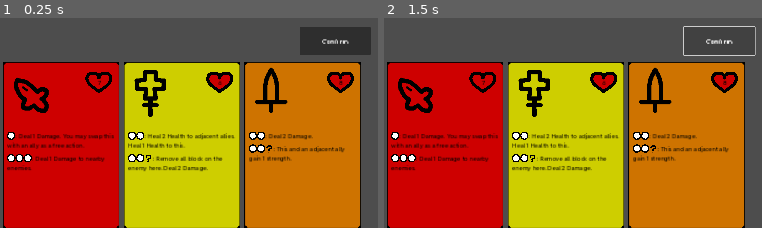
Above: before the commit, frames 1-2 (left to right).
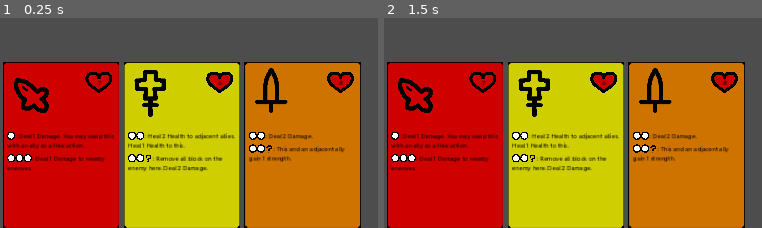
Above: after the commit, the same moments.

Repository: andre1048576/Card-Strike
Game: Godot game, scene res://match.tscn
The game is run twice, just before and just after one commit, with the same random seed, the same clock (stepped at 60 frames per second) and the same inputs. This scene is started directly instead of the project's main scene.
Inputs (mouse positions are % of the whole screen's width and height, from its top left):
- Up to frame 1 (0.25 s): no input
- Up to frame 2 (1.5 s): click (94, 5) at 0.5 s, where only the run before the commit has a clickable "Confirm"; click (94, 5) at 1.25 s, where only the run before the commit has a clickable "Confirm"
The pictures show only the part of the screen within x 50-100%, y 0-50%; the shares and areas given below are measured in that part.

The runs differ from the first frame. In frame 1, 2.5% of the frame differs, in the area x 79-99%, y 4-18%; in frame 2, 0.4%.
Error in both runs: Out of bounds get index '0' (on base: 'Array[int]') (res://GameManager.gd:10)

Commit message:
polling mana works
boy it sure does

Diff:
--- a/Cards/priest.tscn
+++ b/Cards/priest.tscn
@@ -36,15 +36,16 @@
 text = "[img=20]res://Icons/gray_mana.png[/img][img=20]res://Icons/gray_mana.png[/img][img=20]res://Icons/any_mana.png[/img]: Remove all block on the enemy here. Deal 2 Damage."
 fit_content = true
 
+[node name="AttackButtons" parent="." index="7"]
+visible = false
+
 [node name="CheckButton" type="CheckButton" parent="AttackButtons" index="0"]
-visible = false
 layout_mode = 0
 offset_top = 9.0
 offset_right = 263.0
 offset_bottom = 56.0
 
 [node name="CheckButton2" type="CheckButton" parent="AttackButtons" index="1"]
-visible = false
 layout_mode = 0
 offset_top = 60.0
 offset_right = 263.0
--- a/ClientPolled.gd
+++ b/ClientPolled.gd
@@ -4,6 +4,7 @@
 @export var clientCardNode : Node
 @export var networkPoll : NetworkPoll
 @export var network : Node
+@export var confirm_button : Button
 
 var client_cards : Array :
 	get:
@@ -17,7 +18,7 @@
 
 @rpc()
 func pollClient(confFunctions,acceptableInput):
-	reset(confFunctions,acceptableInput)
+	init_poll(confFunctions,acceptableInput)
 	if acceptableInput.has("client_cards"):
 		pollClientCards()
 	if acceptableInput.has("lanes"):
@@ -25,6 +26,9 @@
 	if acceptableInput.has("attack"):
 		print("not polling client cards yipee",acceptableInput)
 		pollAttacks()
+	if acceptableInput.has("mana"):
+		pollMana()
+		print("mana polling time!")
 
 func pollClientCards():
 	var clientCardGroupButton = GroupButton.generateButtonGroup()
@@ -53,28 +57,43 @@
 	attackButtonGroup.instantiate()
 	currentGroupButtons.append(attackButtonGroup)
 
-func reset(confFunctions,acceptableInput):
-	selected = {}
+func pollMana():
+	selected.mana_index = [2,3]
+	confirm_button.visible = true
+
+func init_poll(confFunctions,acceptableInput):
 	is_polled = true
 	confirmFunctions = confFunctions
 	validInput = acceptableInput
+
+func reset():
+	selected = {}
+	confirm_button_visibility()
 
 func finishedPoll():
 	for groupButton in currentGroupButtons:
 		groupButton.clear()
 	currentGroupButtons = []
+	reset()
 
 func selected_a_card(card : Card):
 	selected.selected_client_card = card.index
+	confirm_button_visibility()
 
 func unselected_a_card(_card : Card):
 	selected.erase("selected_client_card")
+	confirm_button_visibility()
 
 func selected_a_lane(card : Card):
 	selected.lanes = [card.name.to_int()]
+	confirm_button_visibility()
 
 func unselected_a_lane(card : Card):
 	selected.erase("lanes")
+	confirm_button_visibility()
+
+func confirm_button_visibility():
+	confirm_button.visible = client_confirm_input(selected)
 
 func client_confirm_input(params):
 	return confirmFunctions.all(func(confirmFunction): return Callable(networkPoll,confirmFunction).call(params,validInput))
@@ -82,7 +101,6 @@
 func confirm_button_pressed():
 	if not is_polled:
 		return
-	if client_confirm_input(selected):
-		networkPoll.confirm_input.rpc_id(1,selected)
-		is_polled = false
-		finishedPoll()
+	networkPoll.confirm_input.rpc_id(1,selected)
+	is_polled = false
+	finishedPoll()
--- a/ManaPool.gd
+++ b/ManaPool.gd
@@ -1,14 +1,11 @@
+class_name ManaPool
 extends Node
 
-
-@export var manaBag : Node
+@export var manaBag : ManaDrawPile
 @export var mana_gem_resource : Resource
 
-@export var mana_colors = []
+@export var mana_colors : Array = []
 var mana = []
-
-func draw_mana(index : int):
-	pass
 
 func get_color_from_name(color_name : String):
 	match color_name:
@@ -19,7 +16,7 @@
 
 func add_mana(mana_color : String):
 	mana_colors.append(mana_color)
-	var mana_gem = mana_gem_resource.instantiate() as Sprite2D
+	var mana_gem = mana_gem_resource.instantiate() as TextureButton
 	var index : int = len(mana)
 	mana_gem.position = Vector2(1000 + index * 200,450 + (index % 2)*50)
 	mana.append(mana_gem)
@@ -27,12 +24,10 @@
 	add_child(mana_gem,true)
 	print("added mana ",mana_color)
 
-
-
 func refill():
-	while len(mana_colors) < 4:
+	while len(mana_colors) < 5:
 		#draw mana from the mana bag
-		add_mana($"../ManaDraw".draw())
+		add_mana(manaBag.draw())
 		pass
 	print("done refilling!!")
 
--- a/Network.gd
+++ /dev/null
@@ -1,3 +0,0 @@
-extends Node
-
-@onready var Cards = $Cards
--- a/NetworkPoll.gd
+++ b/NetworkPoll.gd
@@ -12,7 +12,7 @@
 var confirmFunctions = []
 var prePolledInput = {}
 
-@onready var clientPolled : ClientPolled = $ClientPolled
+@export var clientPolled : ClientPolled
 
 @export var matchInfo : Match_Info
 
@@ -30,27 +30,29 @@
 	var valid = confirmFunctions.all(func(confirmFunction): return Callable(self,confirmFunction).call(params,acceptableInput))
 	_input_confirmed.emit({params = params,valid = valid})
 
-func confirm_lane_input(params : Dictionary,validInput):
+func confirm_lane(params : Dictionary,validInput):
 	if not params.has("lanes"):
 		return false
-	params.lanes = remove_duplicates(params.lanes)
-	if len(params.lanes) != validInput.num_lanes:
+	var lanes = remove_duplicates(params.lanes)
+	if len(lanes) != validInput.num_lanes:
 		return false
-	for lane in params.lanes:
+	for lane in lanes:
 		if not lane in validInput.lanes:
 			return false
 	return true
 
-#CURRENTLY UNUSED
-func confirm_mana_input(params : Dictionary,validInput):
-	if not params.has('color_mana'):
-		params.color_mana = 0
-	if not params.has('wild_mana'):
-		params.wild_mana = 0
-	if not params.has('any_mana'):
-		params.any_mana = 0
-	return params.color_mana >= validInput.color_mana \
-	and params.wild_mana >= validInput.wild_mana
+func confirm_mana(params : Dictionary,validInput):
+	if not params.has("mana_index"):
+		return false
+	var mana_indexes : Array = remove_duplicates(params.mana_index)
+	for index : int in mana_indexes:
+		if index < 0 or index > 4:
+			return false
+	var mana_pool : ManaPool = $"../Network/Mana/ManaPool"
+	match len(mana_indexes):
+		1: return mana_pool.mana_colors[mana_indexes[0]] == "black"
+		2: return mana_indexes.all(func(index : int): return mana_pool.mana_colors[index] != "black")
+		_: return false
 
 func confirm_client_cards(params : Dictionary,validInput):
 	if not params.has("selected_client_card"):
@@ -100,13 +102,11 @@
 		return
 	acceptableInput["lanes"] = lanes
 	acceptableInput["num_lanes"] = num_lanes
-	confirmFunctions.append("confirm_lane_input")
+	confirmFunctions.append("confirm_lane")
 
-func poll_mana(color_mana,any_mana,wild_mana):
-	acceptableInput["color_mana"] = color_mana
-	acceptableInput["wild_mana"] = wild_mana
-	acceptableInput["any_mana"] = any_mana
-	confirmFunctions.append("confirm_mana_input")
+func poll_mana():
+	acceptableInput["mana"] = true
+	confirmFunctions.append("confirm_mana")
 
 func poll_client_cards():
 	acceptableInput["client_cards"] = true
--- a/mana_draw.gd
+++ b/mana_draw.gd
@@ -1,8 +1,9 @@
+class_name ManaDrawPile
 extends Node2D
 
 
 var draw_pile : Array[String] = []
-var draw_pile_size : int
+@export var draw_pile_size : int
 @export var red := 0
 @export var blue := 0
 @export var green := 0
@@ -21,8 +22,9 @@
 	draw_pile_size = len(draw_pile)
 
 func draw():
-	draw_pile_size = len(draw_pile)-1
-	return draw_pile.pop_front()
+	var value = draw_pile.pop_front()
+	draw_pile_size -= 1
+	return value
 
 func refill():
 	pass
--- a/mana_gem.tscn
+++ b/mana_gem.tscn
@@ -10,9 +10,9 @@
 properties/1/spawn = true
 properties/1/replication_mode = 0
 
-[node name="ManaGem" type="Sprite2D"]
+[node name="ManaGem" type="TextureButton"]
 scale = Vector2(0.28, 0.28)
-texture = ExtResource("1_00ack")
+texture_normal = ExtResource("1_00ack")
 
 [node name="MultiplayerSynchronizer" type="MultiplayerSynchronizer" parent="."]
 replication_config = SubResource("SceneReplicationConfig_dgp7j")
--- a/mana_pool.tscn
+++ b/mana_pool.tscn
@@ -3,12 +3,9 @@
 [ext_resource type="Script" path="res://ManaPool.gd" id="1_nbvxp"]
 
 [sub_resource type="SceneReplicationConfig" id="SceneReplicationConfig_78ax7"]
-properties/0/path = NodePath(".:mana")
+properties/0/path = NodePath(".:mana_colors")
 properties/0/spawn = true
-properties/0/replication_mode = 2
-properties/1/path = NodePath(".:mana_colors")
-properties/1/spawn = true
-properties/1/replication_mode = 2
+properties/0/replication_mode = 1
 
 [node name="ManaPool" type="Node2D"]
 script = ExtResource("1_nbvxp")
--- a/match.gd
+++ b/match.gd
@@ -12,36 +12,48 @@
 var p1Mana = {}
 var p2Mana = {}
 
-@onready var network_poll := $NetworkPoll
+@export var network_poll : NetworkPoll
 @export var client_cards : Node2D
-@onready var mana_nodes : Node2D = $Network/Mana
+@export var draw_pile : ManaDrawPile
 
 func _ready():
 	if !multiplayer.is_server():
 		return
 	client_init()
 	server_init()
-	var playerNum := 0
-	for i in 2:
-		network_poll.visible_right_side.rpc(0)
-		network_poll.poll_client_cards()
-		var output = await network_poll.poll_player(playerNum)
-		match_info.banned_cards[playerNum] = units[output.selected_client_card].instantiate().name
-		delete_client_card(playerNum,match_info.banned_cards[playerNum])
-		playerNum = 1 - playerNum
-	for i in 6:
-		var available_lanes = match_info.empty_lanes(playerNum)
-		network_poll.poll_lanes(available_lanes,1)
-		network_poll.poll_client_cards()
-		var output = await network_poll.poll_player(playerNum)
-		var card = units[output.selected_client_card].instantiate()
-		delete_client_card(playerNum,card.name)
-		match_info.add_card_to_match(card,playerNum,output.lanes[0])
-		playerNum = 1 - playerNum
-	network_poll.visible_right_side.rpc(1)
+	await poll_delete_card(0)
+	await poll_delete_card(1)
+	for i in 3:
+		await poll_add_card(0)
+		await poll_add_card(1)
 	$Network/Mana/ManaPool.init()
+	await poll_mana(0)
 	#network_poll.poll_card_attacks()
 	#var _output = await network_poll.poll_player(playerNum)
+
+func poll_delete_card(playerNum):
+	network_poll.visible_right_side.rpc_id(GameManager.get_id_from_player_num(playerNum),0)
+	network_poll.poll_client_cards()
+	var output = await network_poll.poll_player(playerNum)
+	match_info.banned_cards[playerNum] = units[output.selected_client_card].instantiate().name
+	delete_client_card(playerNum,match_info.banned_cards[playerNum])
+
+func poll_add_card(playerNum):
+	network_poll.visible_right_side.rpc_id(GameManager.get_id_from_player_num(playerNum),0)
+	var available_lanes = match_info.empty_lanes(playerNum)
+	network_poll.poll_lanes(available_lanes,1)
+	network_poll.poll_client_cards()
+	var output = await network_poll.poll_player(playerNum)
+	var card = units[output.selected_client_card].instantiate()
+	delete_client_card(playerNum,card.name)
+	match_info.add_card_to_match(card,playerNum,output.lanes[0])
+
+func poll_mana(playerNum):
+	network_poll.visible_right_side.rpc_id(GameManager.get_id_from_player_num(playerNum),1)
+	network_poll.poll_mana()
+	var output = await network_poll.poll_player(playerNum)
+	#actually draw the mana
+	print('card drawn')
 
 func client_init():
 	for pNum in 2:
@@ -55,7 +67,7 @@
 			client_cards.get_child(pNum).add_child(instance)
 
 func server_init():
-	$Network/Mana/ManaDraw.init()
+	draw_pile.init()
 
 func delete_client_card(pNum : int,cardName : String):
 	client_cards.get_child(pNum).get_node(cardName).queue_free()
--- a/match.tscn
+++ b/match.tscn
@@ -11,10 +11,12 @@
 [ext_resource type="PackedScene" uid="uid://dw5idt3jyqsfq" path="res://mana_discard.tscn" id="5_hsn4e"]
 [ext_resource type="PackedScene" uid="uid://cjmapdvc5hn5v" path="res://mana_gem.tscn" id="6_d54t8"]
 
-[node name="Match" type="Node2D" node_paths=PackedStringArray("match_info", "client_cards")]
+[node name="Match" type="Node2D" node_paths=PackedStringArray("match_info", "network_poll", "client_cards", "draw_pile")]
 script = ExtResource("1_g3j7b")
 match_info = NodePath("Network/MatchInfo")
+network_poll = NodePath("NetworkPoll")
 client_cards = NodePath("Network/ClientCards")
+draw_pile = NodePath("Network/Mana/ManaDrawPile")
 
 [node name="P1ClientSpawner" type="MultiplayerSpawner" parent="."]
 _spawnable_scenes = PackedStringArray("res://Cards/priest.tscn", "res://Cards/thief.tscn", "res://Cards/defender.tscn", "res://Cards/gunner.tscn", "res://Cards/warrior.tscn", "res://Cards/wizard.tscn")
@@ -28,9 +30,13 @@
 _spawnable_scenes = PackedStringArray("res://Cards/priest.tscn", "res://Cards/thief.tscn", "res://Cards/defender.tscn", "res://Cards/gunner.tscn", "res://Cards/warrior.tscn", "res://Cards/wizard.tscn")
 spawn_path = NodePath("../Network/ClientCards/1")
 
-[node name="OtherSpawner" type="MultiplayerSpawner" parent="."]
-_spawnable_scenes = PackedStringArray("res://match_info.tscn", "res://mana_pool.tscn")
+[node name="MatchInfoSpawner" type="MultiplayerSpawner" parent="."]
+_spawnable_scenes = PackedStringArray("res://match_info.tscn")
 spawn_path = NodePath("../Network")
+
+[node name="ManaSpawner" type="MultiplayerSpawner" parent="."]
+_spawnable_scenes = PackedStringArray("res://mana_pool.tscn")
+spawn_path = NodePath("../Network/Mana")
 
 [node name="ManaGemSpawner" type="MultiplayerSpawner" parent="."]
 _spawnable_scenes = PackedStringArray("res://mana_gem.tscn")
@@ -54,27 +60,30 @@
 [node name="Mana" type="Node2D" parent="Network"]
 visible = false
 
-[node name="ManaDiscard" parent="Network/Mana" instance=ExtResource("5_hsn4e")]
+[node name="ManaDiscardPile" parent="Network/Mana" instance=ExtResource("5_hsn4e")]
 
-[node name="ManaDraw" parent="Network/Mana" instance=ExtResource("4_sussb")]
+[node name="ManaDrawPile" parent="Network/Mana" instance=ExtResource("4_sussb")]
 script = ExtResource("5_5hjhq")
 red = 16
 blue = 16
 green = 12
 black = 12
 
-[node name="ManaPool" parent="Network/Mana" instance=ExtResource("3_g6ea0")]
+[node name="ManaPool" parent="Network/Mana" node_paths=PackedStringArray("manaBag") instance=ExtResource("3_g6ea0")]
+manaBag = NodePath("../ManaDrawPile")
 mana_gem_resource = ExtResource("6_d54t8")
 
-[node name="NetworkPoll" type="Node2D" parent="." node_paths=PackedStringArray("matchInfo")]
+[node name="NetworkPoll" type="Node2D" parent="." node_paths=PackedStringArray("clientPolled", "matchInfo")]
 script = ExtResource("3_we5l8")
+clientPolled = NodePath("ClientPolled")
 matchInfo = NodePath("../Network/MatchInfo")
 
-[node name="ClientPolled" type="Node2D" parent="NetworkPoll" node_paths=PackedStringArray("clientCardNode", "networkPoll", "network")]
+[node name="ClientPolled" type="Node2D" parent="NetworkPoll" node_paths=PackedStringArray("clientCardNode", "networkPoll", "network", "confirm_button")]
 script = ExtResource("4_uenrn")
 clientCardNode = NodePath("../../Network/ClientCards")
 networkPoll = NodePath("..")
 network = NodePath("../../Network")
+confirm_button = NodePath("../../Control/Confirm")
 
 [node name="0" parent="NetworkPoll/ClientPolled" instance=ExtResource("2_22qm7")]
 z_index = -2
@@ -103,6 +112,7 @@
 [node name="Control" type="CanvasLayer" parent="."]
 
 [node name="Confirm" type="Button" parent="Control"]
+visible = false
 anchors_preset = 1
 anchor_left = 1.0
 anchor_right = 1.0
